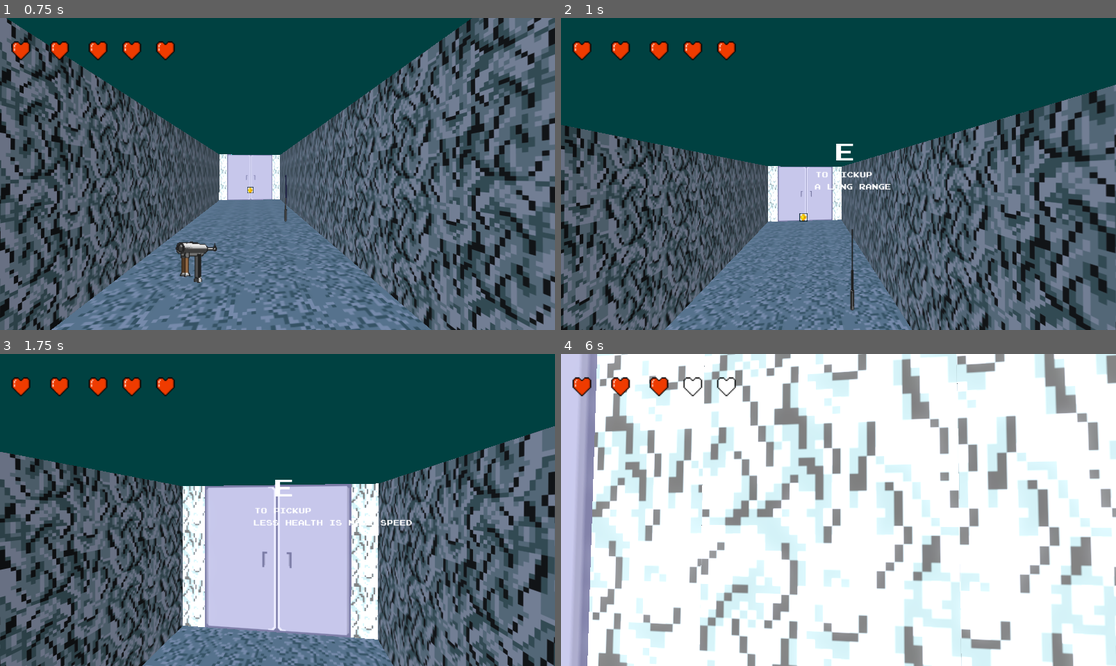
Above: before the commit, frames 1-4 (two rows, left to right).
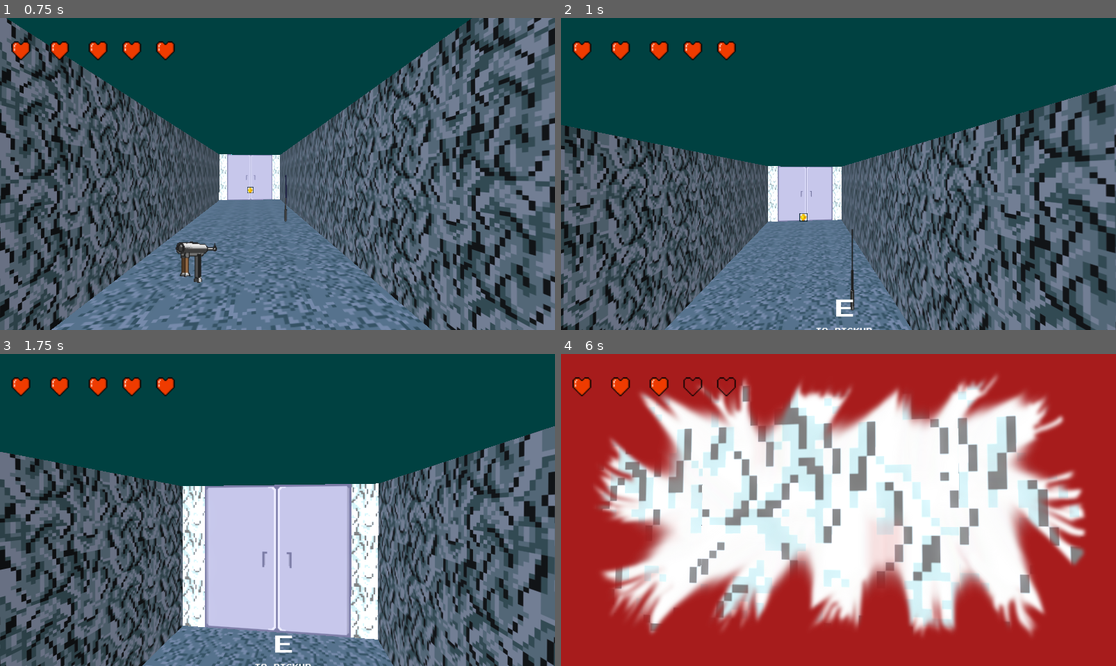
Above: after the commit, the same moments.

Repository: Glukozavr/go-godot-jam-23
Game: Godot game, scene res://Scenes/Levels/Main.tscn
The game is run twice, just before and just after one commit, with the same random seed, the same clock (stepped at 60 frames per second) and the same inputs.
Inputs (mouse positions are in pixels of both pictures, inside the frame that each line leads up to):
- Up to frame 1 (0.75 s): move the mouse to (305, 174) at 0.52 s; hold W (move_forward) from 0.53 s (still down); hold E (use) from 0.53 s (still down); click (305, 174) at 0.67 s
- Up to frame 2 (1 s): keep holding W (move_forward); keep holding E (use); tap Space (jump) at 0.77 s
- Up to frame 3 (1.75 s): keep holding W (move_forward); move the mouse to (249, 510) at 1.27 s; release E (use) at 1.28 s; click (249, 510) at 1.35 s; tap Space (jump) at 1.52 s; tap E (use) at 1.55 s
- Up to frame 4 (6 s): move the mouse to (849, 503) at 2.02 s; hold E (use) 2.03-2.78 s; click (849, 503) at 2.17 s; move the mouse to (832, 516) at 2.77 s; tap E (use) at 2.85, 4.35 s; click (832, 516) at 2.92 s; tap Space (jump) at 3.02, 3.77, 4.52 s; move the mouse to (877, 513) at 3.52 s; hold E (use) 3.53-4.28 s; click (877, 513) at 3.6 s; move the mouse to (794, 506) at 4.27 s; click (794, 506) at 4.42 s; move the mouse to (844, 510) at 5.02 s; hold E (use) 5.03-5.78 s; click (844, 510) at 5.17 s; tap Enter at 5.75 s; move the mouse to (816, 503) at 5.77 s; release W (move_forward) at 5.78 s; hold D (move_right) from 5.78 s (still down); click (816, 503) at 5.85 s

Frame 1 is identical in both runs. In frame 2, 0.5% of the frame differs, in the area x 45-60%, y 40-100%; in frame 3, 0.5%; in frame 4, 62%, in the area x 0-100%, y 0-100%.

Commit message:
Fix sounds and blood effect on damage

Diff:
--- a/Scenes/Bomber.tscn
+++ b/Scenes/Bomber.tscn
@@ -101,6 +101,7 @@
 
 [node name="MoveSound" type="AudioStreamPlayer3D" parent="."]
 stream = ExtResource("14_kjarp")
+unit_size = 1.0
 
 [connection signal="animation_finished" from="AnimatedSprite3D" to="." method="_on_animated_sprite_3d_animation_finished"]
 [connection signal="body_entered" from="Area3D" to="." method="_on_area_3d_body_entered"]
--- a/Scenes/GUI.tscn
+++ b/Scenes/GUI.tscn
@@ -66,9 +66,12 @@
 
 [node name="GUI" type="Control" node_paths=PackedStringArray("motivation_perk", "motivation_label", "revenge_perk", "revenge_label", "magazine_perk", "magazine_label", "mazohist_perk", "mazohist_label")]
 layout_mode = 3
-anchors_preset = 10
+anchors_preset = 15
 anchor_right = 1.0
+anchor_bottom = 1.0
 grow_horizontal = 2
+grow_vertical = 2
+mouse_filter = 2
 script = ExtResource("1_508qe")
 motivation_perk = NodePath("Perks/Motivation")
 motivation_label = NodePath("Perks/Motivation/Label")
@@ -129,18 +132,15 @@
 vertical_alignment = 1
 
 [node name="DamageIndicator" type="TextureRect" parent="."]
-visible = false
 modulate = Color(1, 1, 1, 0)
 layout_mode = 1
 anchors_preset = 15
 anchor_right = 1.0
 anchor_bottom = 1.0
-offset_bottom = 648.0
 grow_horizontal = 2
 grow_vertical = 2
 texture = ExtResource("10_16px7")
 expand_mode = 2
-stretch_mode = 5
 
 [node name="AnimationPlayer" type="AnimationPlayer" parent="."]
 libraries = {
